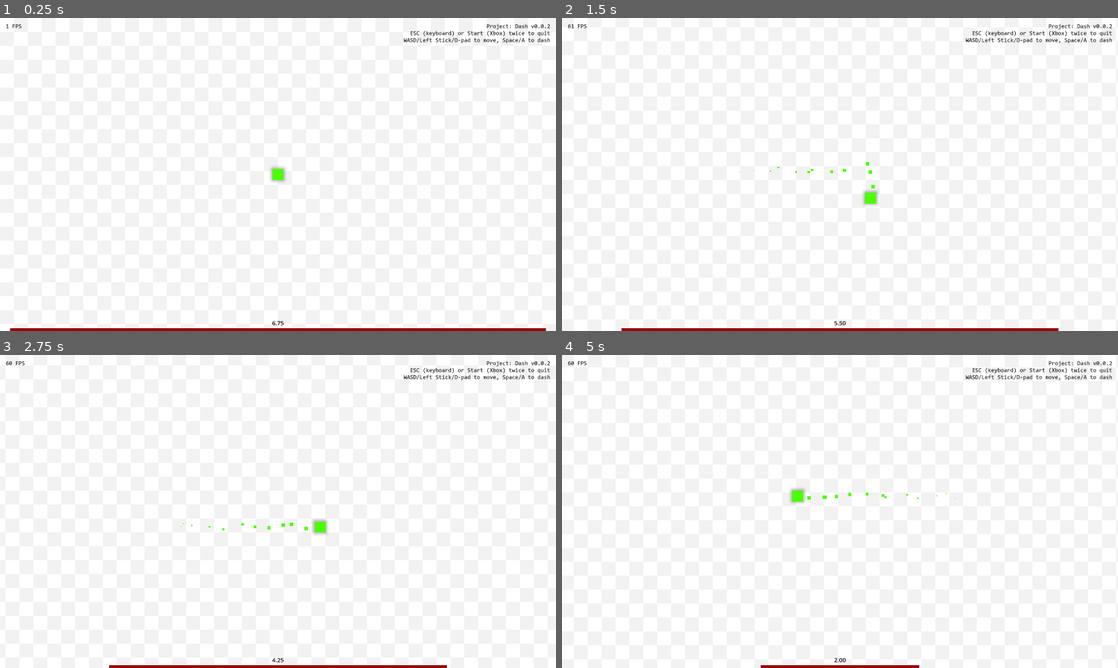
Above: before the commit, frames 1-4 (two rows, left to right).
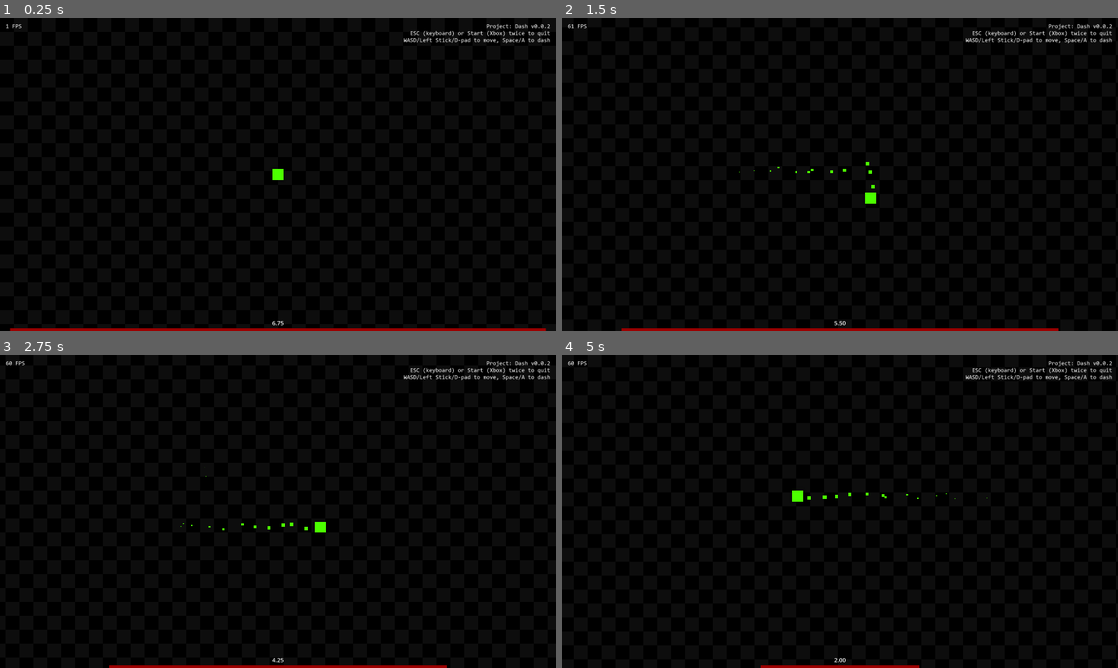
Above: after the commit, the same moments.

Repository: Silicontent/project_dash
Game: Godot game, scene res://scenes/game.tscn
Two runs of this game, one before a commit and one after it. Both use one fixed random seed, a clock stepped at 60 frames per second and the inputs below.
Inputs:
- Up to frame 1 (0.25 s): no input
- Up to frame 2 (1.5 s): tap Enter at 0.5 s; hold D (mv_right) 0.53-1.28 s; tap Space (mv_dash) at 0.6, 1.35 s; hold S (mv_down) from 1.28 s (still down)
- Up to frame 3 (2.75 s): release S (mv_down) at 2.03 s; hold D (mv_right) from 2.03 s (still down); tap Space (mv_dash) at 2.1 s
- Up to frame 4 (5 s): release D (mv_right) at 2.78 s; hold W (mv_up) 2.78-3.53 s; tap Space (mv_dash) at 2.85, 3.6, 4.35 s; hold A (mv_left) from 3.53 s (still down)

The runs differ from the first frame. In frame 1, 99% of the frame differs, in the area x 0-100%, y 0-100%; in frame 2, 99%; in frame 3, 99%; in frame 4, 100%.

Commit message:
Fixed camera jittering issue
Enabled "Physics" process callback on player's camera to prevent camera
jittering

Diff:
--- a/project.godot
+++ b/project.godot
@@ -33,7 +33,6 @@
 
 window/size/viewport_width=1920
 window/size/viewport_height=1080
-window/size/mode=4
 window/stretch/mode="viewport"
 window/stretch/aspect="expand"
 
--- a/scenes/game.tscn
+++ b/scenes/game.tscn
@@ -1,8 +1,8 @@
 [gd_scene format=3 uid="uid://d1pdl4fija2as"]
 
 [ext_resource type="PackedScene" uid="uid://bve1cfbvshfh" path="res://scenes/player.tscn" id="1_7b7ay"]
-[ext_resource type="Texture2D" uid="uid://d04s6rxf2g72d" path="res://assets/backgrounds/white_checkerboard.png" id="1_dffqn"]
 [ext_resource type="Script" uid="uid://cunrj5tnyetnb" path="res://scripts/game/game.gd" id="1_gee14"]
+[ext_resource type="Texture2D" uid="uid://due015kpk0mc0" path="res://assets/backgrounds/black_checkerboard.png" id="2_p57ef"]
 [ext_resource type="Texture2D" uid="uid://d3wxiovqjtwb0" path="res://assets/ui/cooldown_bar.png" id="3_vc5jr"]
 [ext_resource type="Script" uid="uid://617ckevuwlhw" path="res://scripts/hud/dash_meter.gd" id="4_ntdor"]
 [ext_resource type="FontFile" uid="uid://di6mpm5ce44eq" path="res://assets/ui/fonts/consola.ttf" id="5_u5sy4"]
@@ -10,11 +10,9 @@
 [sub_resource type="LabelSettings" id="LabelSettings_gee14"]
 font = ExtResource("5_u5sy4")
 font_size = 20
-font_color = Color(0, 0, 0, 1)
 
 [sub_resource type="LabelSettings" id="LabelSettings_0ni26"]
 font_size = 20
-font_color = Color(0, 0, 0, 1)
 
 [node name="Game" type="Node2D" unique_id=223845166]
 script = ExtResource("1_gee14")
@@ -22,7 +20,7 @@
 [node name="Background" type="Sprite2D" parent="." unique_id=2026841585]
 texture_repeat = 2
 position = Vector2(-1920, -1080)
-texture = ExtResource("1_dffqn")
+texture = ExtResource("2_p57ef")
 centered = false
 region_enabled = true
 region_rect = Rect2(0, 0, 5760, 3240)
@@ -33,6 +31,7 @@
 
 [node name="Camera2D" type="Camera2D" parent="Player" unique_id=123304157]
 zoom = Vector2(0.6, 0.6)
+process_callback = 0
 limit_left = -1920
 limit_top = -1080
 limit_right = 3840
--- a/scenes/player.tscn
+++ b/scenes/player.tscn
@@ -124,11 +124,13 @@
 [node name="DashSFX" type="AudioStreamPlayer" parent="DashComponent" unique_id=1620546593]
 editor_description = "The sound that plays at the beginning of a dash."
 stream = ExtResource("7_fjrip")
+volume_db = -5.0
 bus = &"SFX"
 
 [node name="DashReadySFX" type="AudioStreamPlayer" parent="DashComponent" unique_id=214578348]
 editor_description = "The sound that plays when the player's dash is ready to be used."
 stream = ExtResource("9_ur7pv")
+volume_db = -5.0
 bus = &"SFX"
 
 [connection signal="reset" from="DashComponent" to="DashComponent/DashChargeTimer" method="_reset"]
--- a/scripts/components/health_component.gd
+++ b/scripts/components/health_component.gd
@@ -1,13 +1,18 @@
 class_name HealthComponent
 extends Node
+## Provides an object with health.
+##
+## A component that manages and control's an object's health. Upon the health
+## reaching 0, a signal is sent out saying the entity has been killed.
 
-# sends when health depletes below 0
+## Sent when the entity's health goes below 0
 signal entity_killed
 
 # max amount of health the entity has
 @export var _MAX_HEALTH := 1.0
+
 # current amount of health the entity has
-var _health: float
+var _health: float = 0.0
 
 
 func _ready() -> void:
@@ -18,7 +23,7 @@
 func damage(amt: float) -> void:
 	_health -= amt
 
-	if _health <= 0:
+	if _health <= 0.0:
 		entity_killed.emit()
 
 
--- a/scripts/components/hitbox_component.gd
+++ b/scripts/components/hitbox_component.gd
@@ -1,5 +1,10 @@
 class_name HitboxComponent
 extends Area2D
+## Adds a hitbox to an object that connects to the object's health
+##
+## A component that holds a collision hitbox for hit detection. It also
+## connects to a health component to allow detected hits to reduce the
+## object's health.
 
 # reference to the entity's health component
 @export var _health_component: HealthComponent
--- a/scripts/player/player.gd
+++ b/scripts/player/player.gd
@@ -10,7 +10,7 @@
 ## The default, regular movement speed.
 const BASE_SPEED := 1000.0
 ## The speed the player maintains during a dash.
-const DASH_SPEED := 1750.0
+const DASH_SPEED := 2000.0
 ## The initial boost of speed the player gets at the start of a dash.
 const MAX_SPEED := 5000.0
 
Binary file added: assets/backgrounds/black_checkerboard.png
Not shown, added: assets/backgrounds/black_checkerboard.png.import
